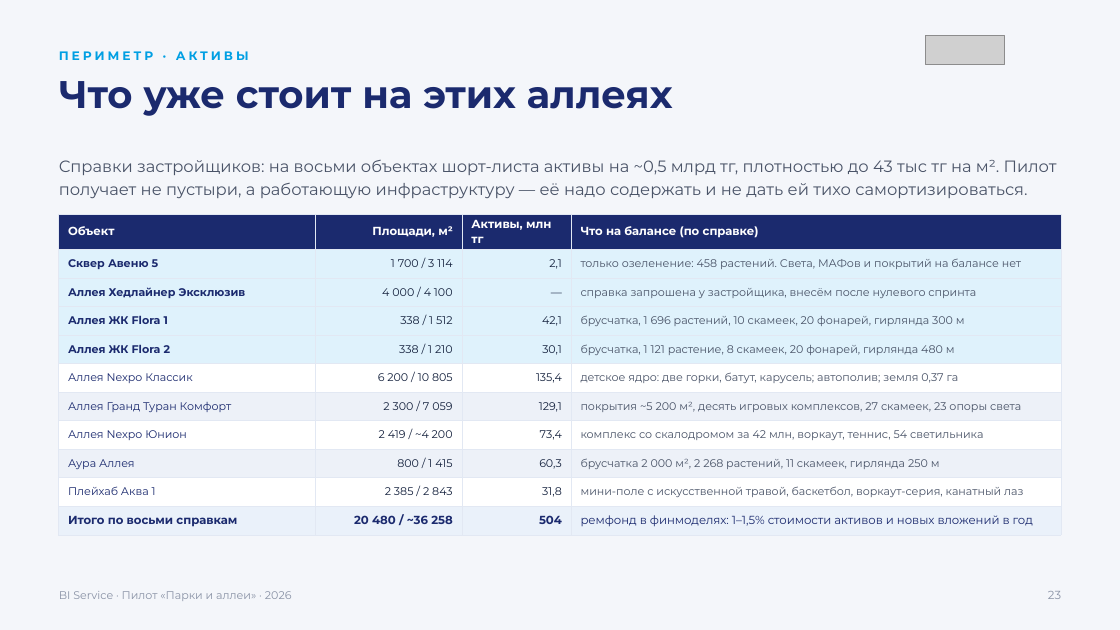
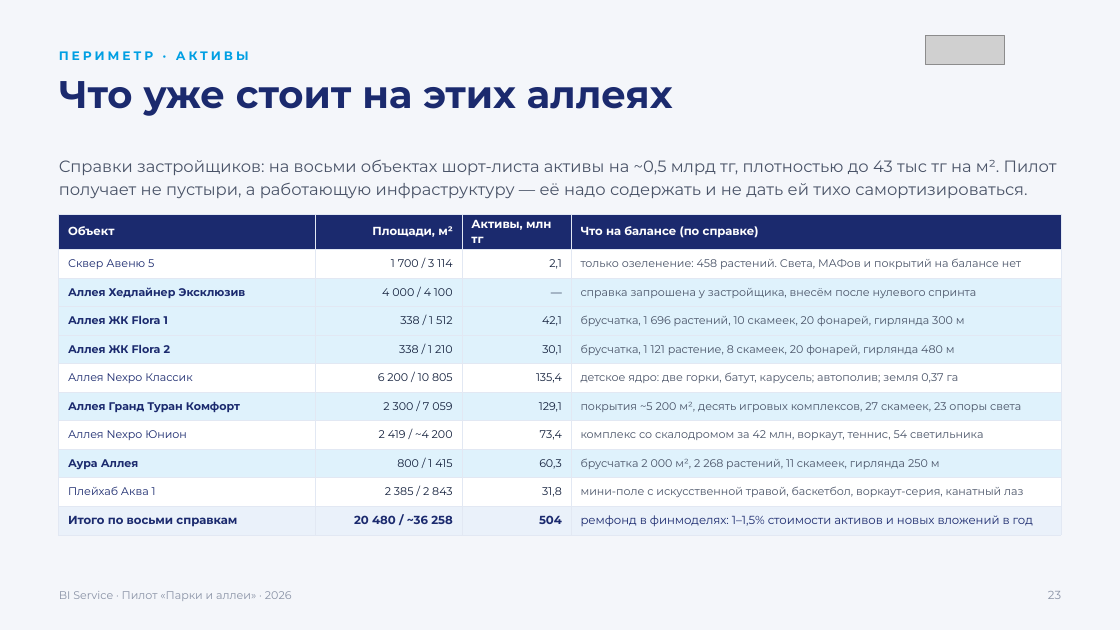
Before and after one commit to jprashkevich/bi-korshiler, a slide deck: slide 24 of docs/research/BIG-Life-park-pilot.pptx. Drawn at 1120x630 pixels with LibreOffice and Linux fonts; fonts in the diff are those of the drawing; grey boxes stand for pictures. Boxes give left, top, right and bottom in pixels: in the first picture for what was removed or moved away, otherwise in the second. Text is boxed around its words. In the diff, an @@ line names an element or a change of style, - is before the commit and + after.

```diff
--- a/docs/research/BIG-Life-park-pilot.pptx
+++ b/docs/research/BIG-Life-park-pilot.pptx
@@ table at bbox=[59, 214, 1061, 531] @@
@@ fill #DFF2FC to #FFFFFF in row 2 @@
@@ fill #EDF1F8 to #DFF2FC in 8 cells @@
@@ bold off in "Сквер Авеню 5" @@
@@ bold on in "Аллея Гранд Туран Комфорт", "Аура Аллея" @@
```
Also in this commit, not shown: 7 other slides changed, 3 slides added, 1 slide removed, 1 other file.
